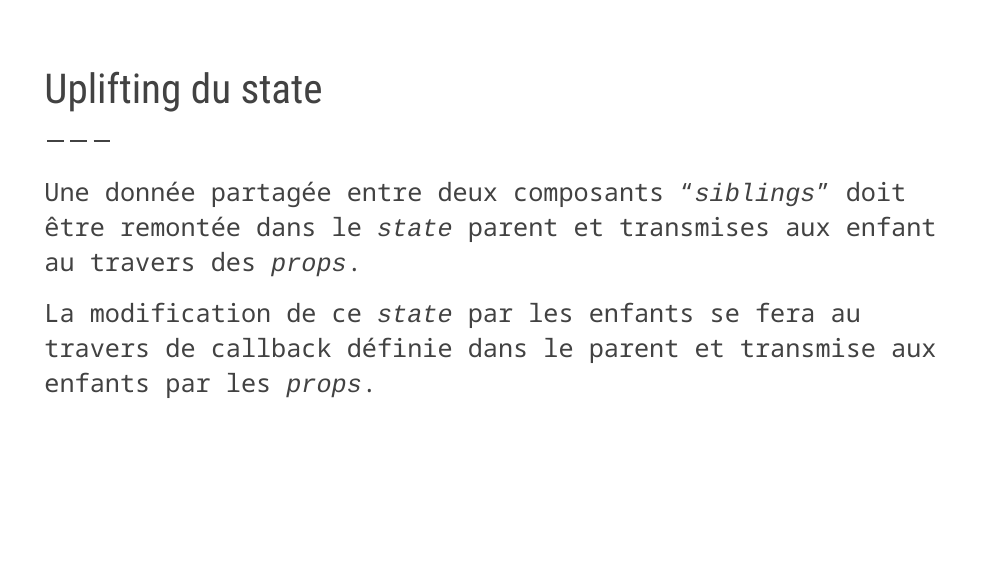
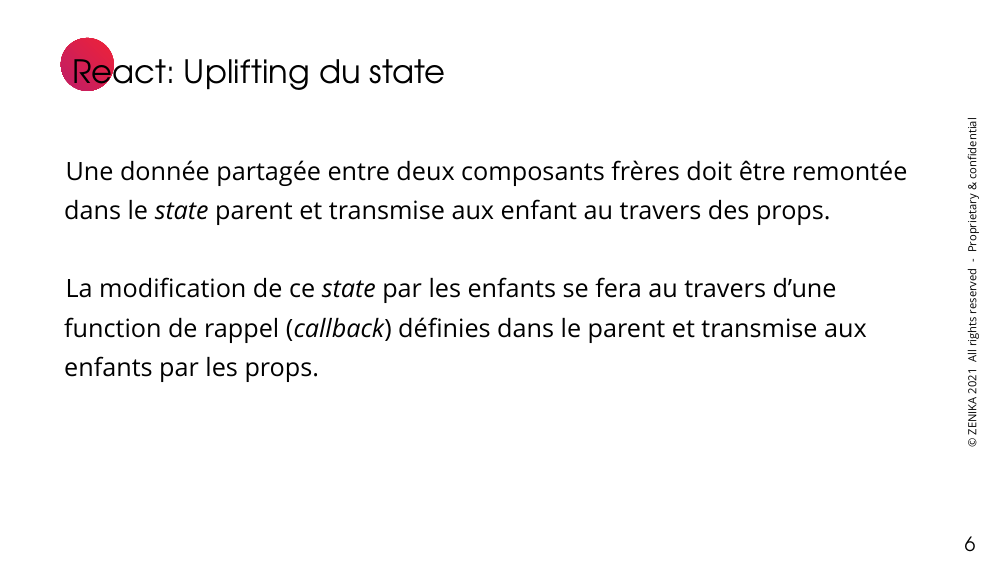
Before and after one commit to Zenika-Training/formation-react-sur-mesure, a slide deck: slide 6 of Slides&TPs.pptx (slide 8 before the commit). Drawn at 1008x567 pixels with LibreOffice and Linux fonts; fonts in the diff are those of the drawing; background and template pictures are left out. Boxes give left, top, right and bottom in pixels: in the first picture for what was removed or moved away, otherwise in the second. Text is boxed around its words. In the diff, an @@ line names an element or a change of style, - is before the commit and + after.

```diff
--- a/Slides&TPs.pptx
+++ b/Slides&TPs.pptx
@@ text "React: Uplifting du state" at (x1=72, y1=49, x2=446, y2=91): vertical alignment bottom to middle @@
@@ ellipse added at (x1=60, y1=38, x2=114, y2=92), fill gradient #EE2238 to #BF1D67 @@
@@ text at (x1=72, y1=49, x2=446, y2=91): text changed; size 29.4 to 23 pt; font Roboto Condensed to TeX Gyre Adventor; text colour #424242 to #000000 @@
-Uplifting du state
+React: Uplifting du state
@@ line removed from (47, 140) to (115, 140) @@
@@ text added at (x1=964, y1=124, x2=979, y2=434), 8 pt, text #000000 @@
+© ZENIKA 2021 All rights reserved - Proprietary & confidential
@@ text at (x1=64, y1=160, x2=907, y2=382): text changed; font Noto Sans Mono to Open Sans; text colour #424242 to #000000 @@
-Une donnée partagée entre deux composants “siblings” doit être remontée dans le state parent et transmises aux enfant au travers des props.
-La modification de ce state par les enfants se fera au travers de callback définie dans le parent et transmise aux enfants par les props.
+Une donnée partagée entre deux composants frères doit être remontée dans le state parent et transmise aux enfant au travers des props.
+La modification de ce state par les enfants se fera au travers d’une function de rappel (callback) définies dans le parent et transmise aux enfants par les props.
@@ page number added at (x1=965, y1=536, x2=976, y2=552), 14 pt, text #000000 @@
+6
```
Also in this commit, not shown: 5 other slides changed, 39 slides added, 39 slides removed, 2 other files.
